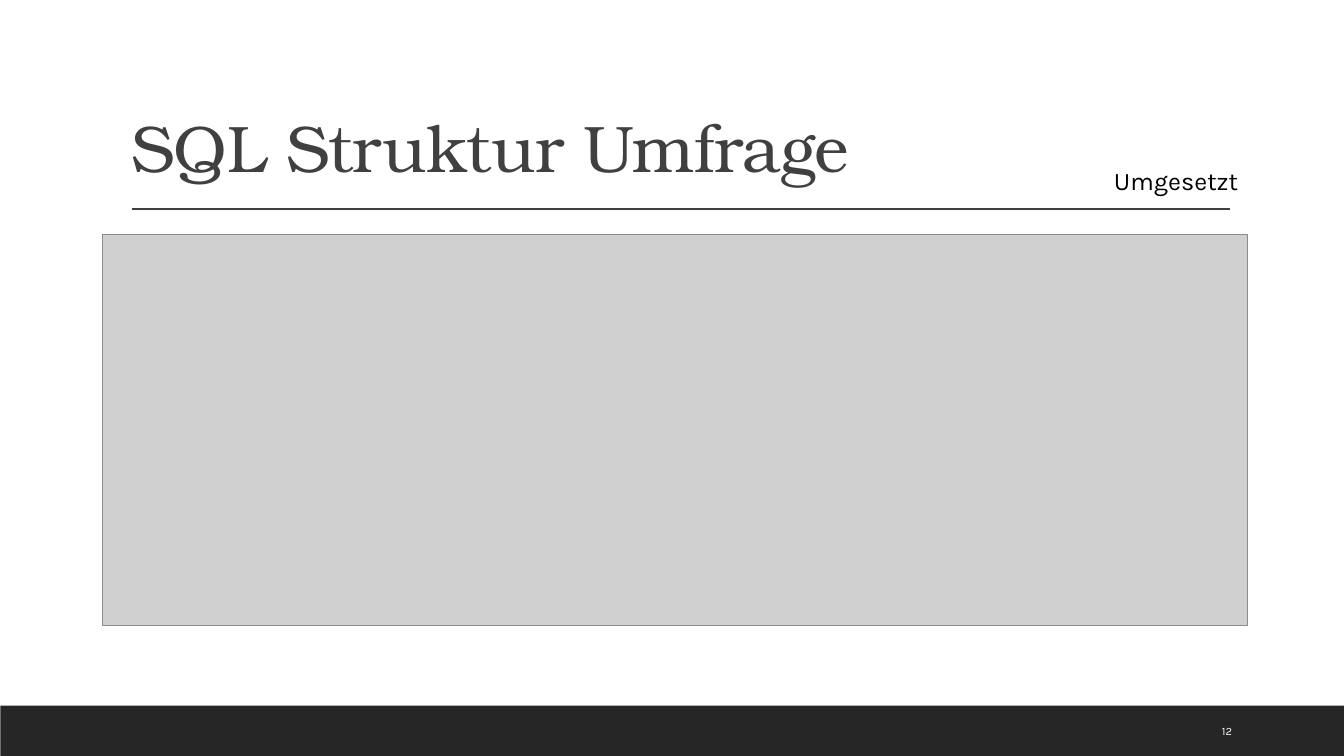
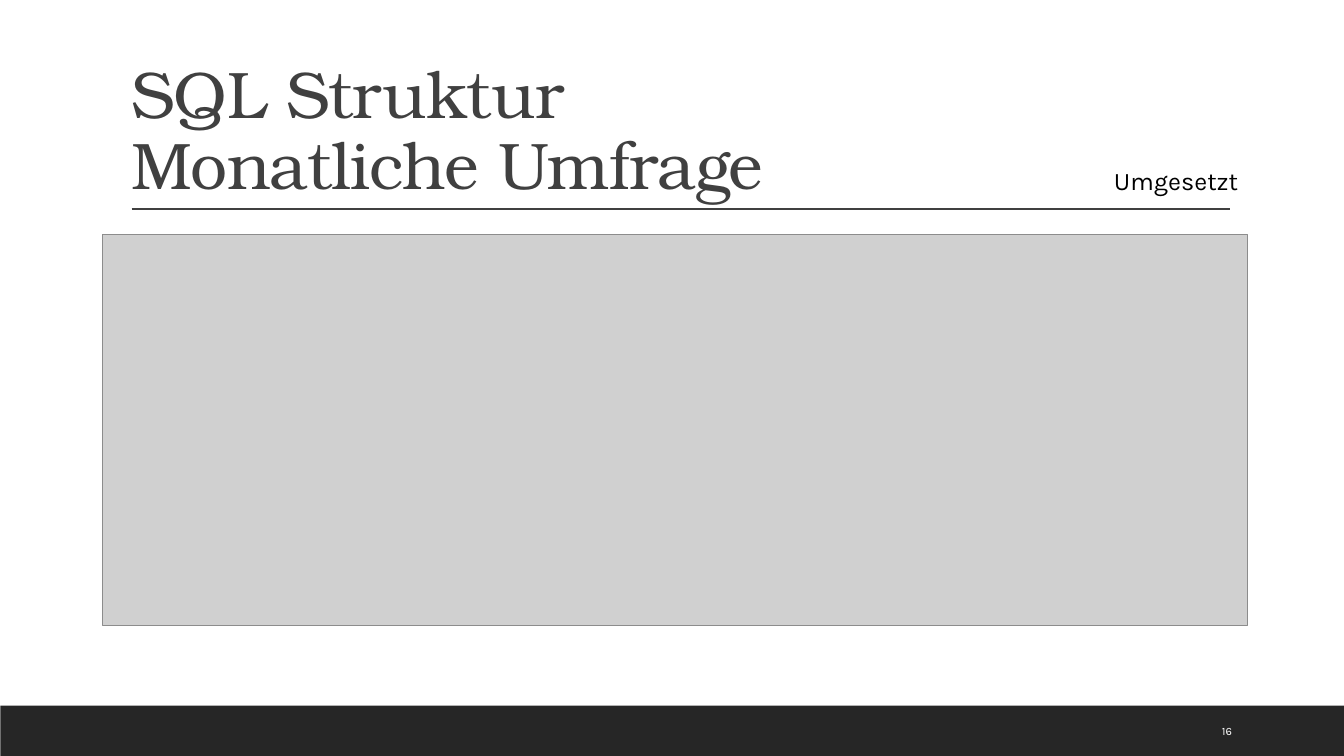
Before and after one commit to Kplacken/EPWS2020SerttasPlackenhohn, a slide deck: slide 16 of Audits/Audit 4/WS2020_SerttasPlackenhohn_Audit4.pptx (slide 12 before the commit). Drawn at 1344x756 pixels with LibreOffice and Linux fonts; fonts in the diff are those of the drawing; grey boxes stand for pictures. Boxes give left, top, right and bottom in pixels: in the first picture for what was removed or moved away, otherwise in the second. Text is boxed around its words. In the diff, an @@ line names an element or a change of style, - is before the commit and + after.

```diff
--- a/Audits/Audit 4/WS2020_SerttasPlackenhohn_Audit4.pptx
+++ b/Audits/Audit 4/WS2020_SerttasPlackenhohn_Audit4.pptx
@@ title at bbox=[131, 71, 763, 205]: text changed @@
-SQL Struktur Umfrage
+SQL Struktur
+Monatliche Umfrage
```
Also in this commit, not shown: 6 other slides changed, 10 slides added, 6 other files.
